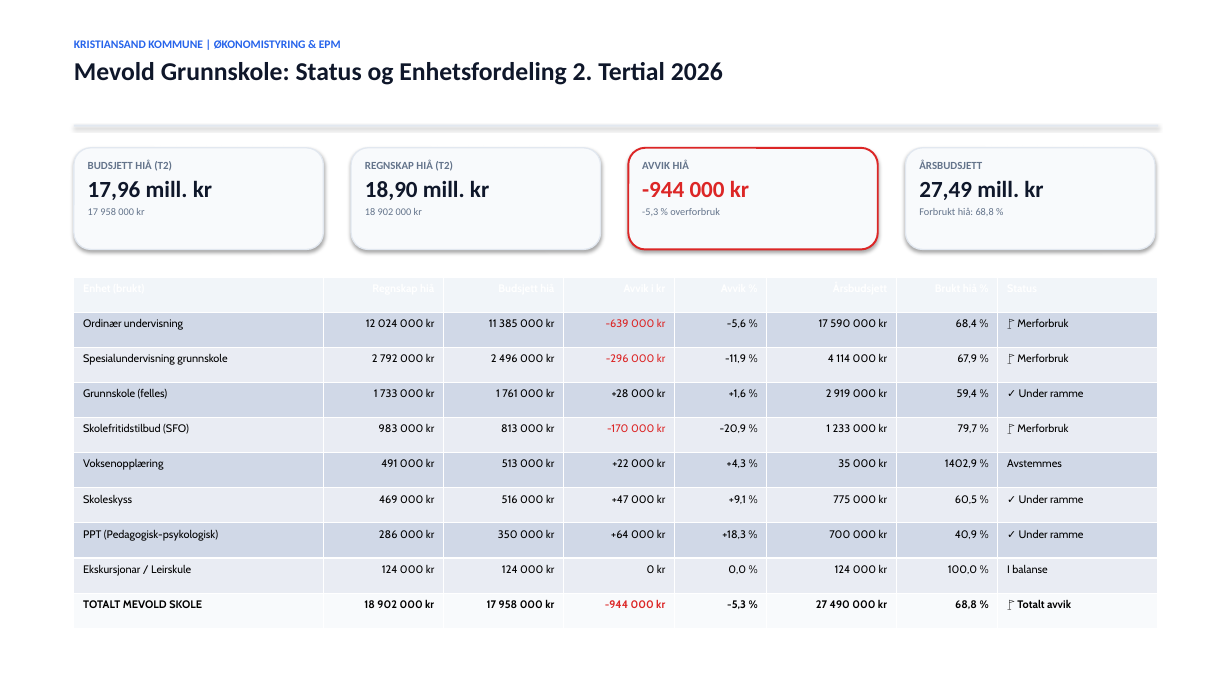
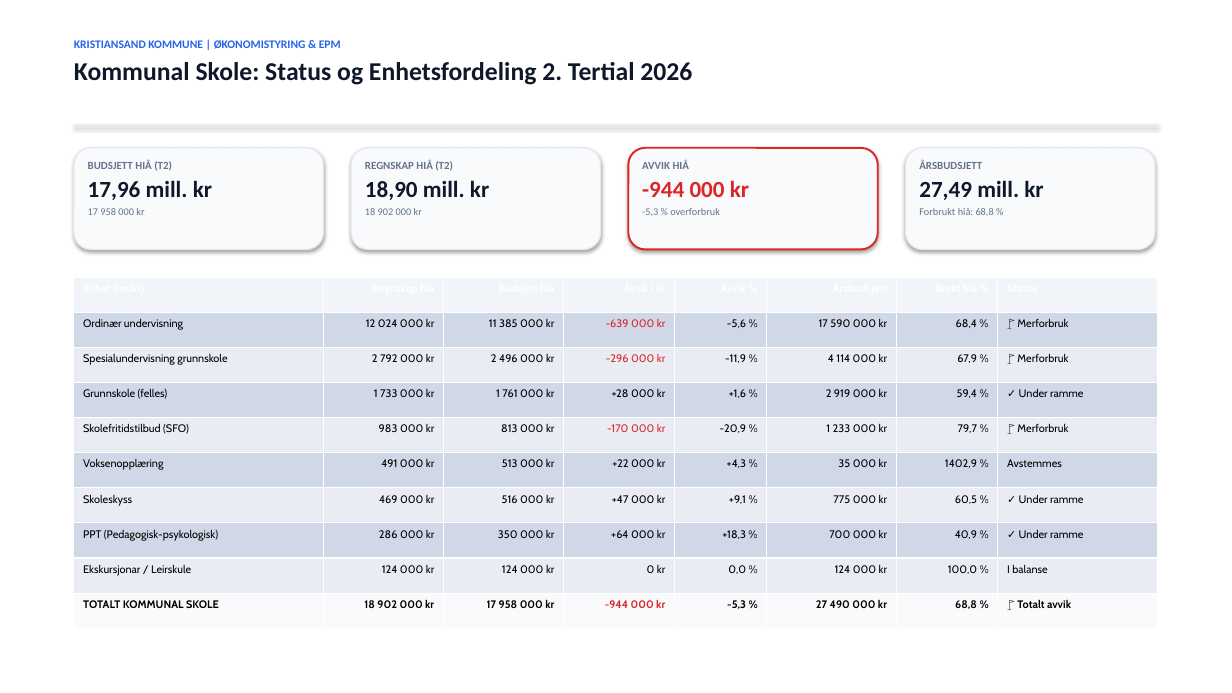
Before and after one commit to Frank-Ellingsen/Bruk-av-AI-i-kommunal-sektor, a slide deck: slide 6 of reports/Kristiansand_EPM_Status_Prognose_Tiltaksrapport.pptx. Drawn at 1232x693 pixels with LibreOffice and Linux fonts; fonts in the diff are those of the drawing. Boxes give left, top, right and bottom in pixels: in the first picture for what was removed or moved away, otherwise in the second. Text is boxed around its words. In the diff, an @@ line names an element or a change of style, - is before the commit and + after.

```diff
--- a/reports/Kristiansand_EPM_Status_Prognose_Tiltaksrapport.pptx
+++ b/reports/Kristiansand_EPM_Status_Prognose_Tiltaksrapport.pptx
@@ text at (74,62,692,85): text changed @@
-Mevold Grunnskole: Status og Enhetsfordeling 2. Tertial 2026
+Kommunal Skole: Status og Enhetsfordeling 2. Tertial 2026
@@ table at (74,277,1158,628) @@
-row 10, column 1: TOTALT MEVOLD SKOLE
+row 10, column 1: TOTALT KOMMUNAL SKOLE
```
Also in this commit, not shown: 8 other slides changed, 57 other files.
